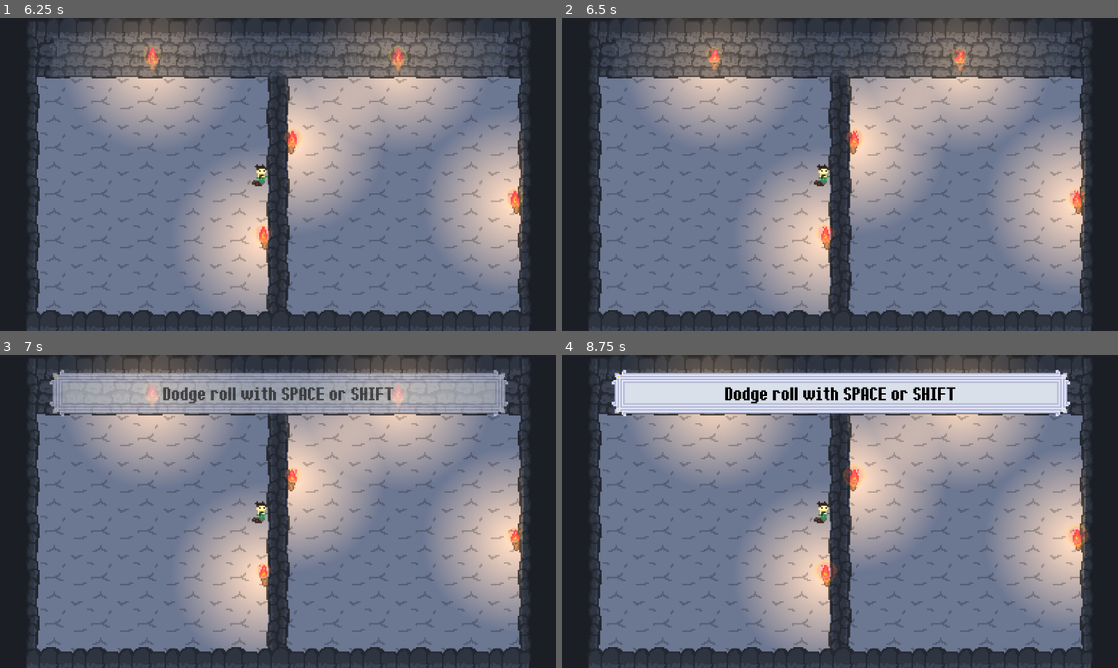
Above: before the commit, frames 1-4 (two rows, left to right).
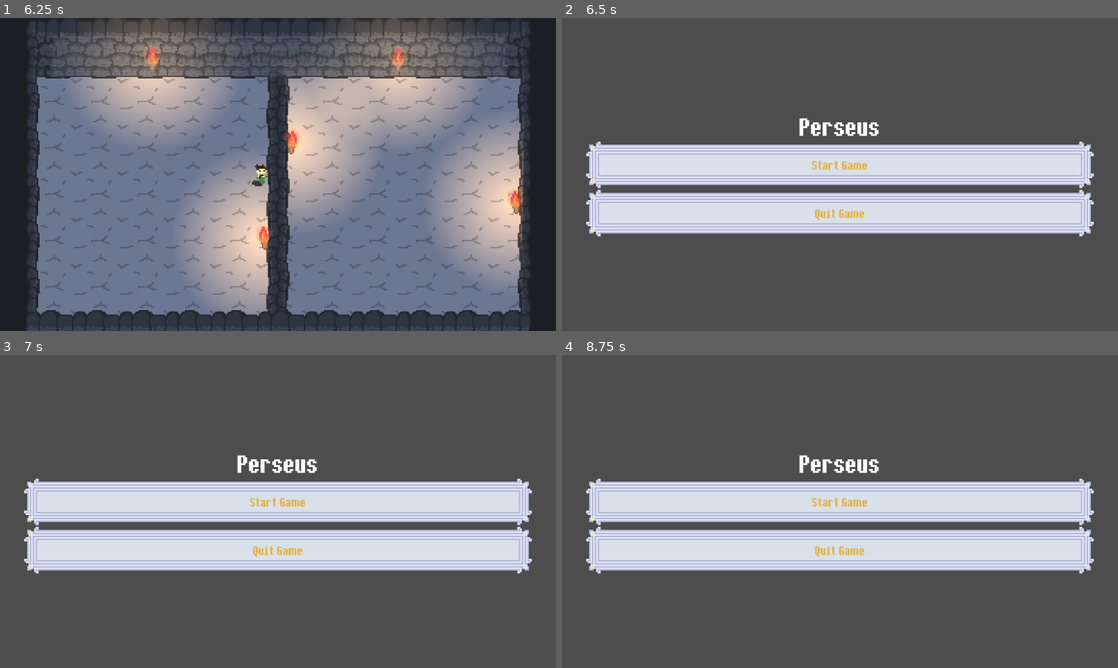
Above: after the commit, the same moments.

Repository: NicoUnd/cam-game-jam-26-repo
Game: Godot game, scene res://scenes/ui/main_menu.tscn
Same seed, same stepped clock (60 frames per second), same inputs: the game is played once before the commit and once after it. Sound files missing from this copy of the repository are replaced by a short silence.
Inputs (mouse positions are in pixels of both pictures, inside the frame that each line leads up to):
- Up to frame 1 (6.25 s): click (278, 165) at 0.52 s; click (278, 61) at 1.27 s; tap Enter (ui_accept) at 2, 2.27, 3.77, 5.27, 6.02 s; move the mouse to (400, 158) at 2.02 s; hold D (right) 2.03-2.75 s; tap Shift (Dash) at 2.1, 4.35, 5.85 s; click (278, 174) at 2.75 s; move the mouse to (166, 190) at 3.52 s; hold D (right) 3.53-4.28 s; tap E (Petrify) at 3.6, 5.1 s; move the mouse to (333, 105) at 4.27 s; hold A (left) 4.28-5.03 s; move the mouse to (250, 237) at 5.02 s; hold D (right) from 5.03 s (still down); move the mouse to (444, 221) at 5.77 s
- Up to frame 2 (6.5 s): keep holding D (right); tap Escape (Escape, bound only after the commit) at 6.4 s
- Up to frame 3 (7 s): move the mouse to (111, 464) at 6.52 s; release D (right) at 6.53 s; hold A (left) from 6.53 s (still down); tap E (Petrify) at 6.6 s; tap Enter (ui_accept) at 6.77 s
- Up to frame 4 (8.75 s): move the mouse to (867, 511) at 7.27 s; release A (left) at 7.28 s; hold D (right) 7.28-8.03 s; tap Shift (Dash) at 7.35 s; move the mouse to (756, 433) at 8.02 s; hold A (left) from 8.03 s (still down); tap E (Petrify) at 8.1 s; tap Enter (ui_accept) at 8.27 s

Frame 1 is identical in both runs. In frame 2, 89% of the frame differs, in the area x 0-100%, y 0-100%; in frame 3, 94%; in frame 4, 95%.

Commit message:
can escape

Diff:
--- a/autoloads/level_manager.gd
+++ b/autoloads/level_manager.gd
@@ -1,3 +1,7 @@
 extends Node
 var current_level_index: int = 0
 var max_level_index: int = 10
+
+func _input(event: InputEvent) -> void:
+	if event.is_action_pressed("Escape"):
+		get_tree().change_scene_to_file("res://scenes/ui/main_menu.tscn")
--- a/project.godot
+++ b/project.godot
@@ -76,6 +76,11 @@
 "events": [Object(InputEventKey,"resource_local_to_scene":false,"resource_name":"","device":-1,"window_id":0,"alt_press …(192 unchanged characters)…
 ]
 }
+Escape={
+"deadzone": 0.2,
+"events": [Object(InputEventKey,"resource_local_to_scene":false,"resource_name":"","device":-1,"window_id":0,"alt_pressed":false,"shift_pressed":false,"ctrl_pressed":false,"meta_pressed":false,"pressed":false,"keycode":0,"physical_keycode":4194305,"key_label":0,"unicode":0,"location":0,"echo":false,"script":null)
+]
+}
 
 [layer_names]
 
--- a/scripts/main_menu.gd
+++ b/scripts/main_menu.gd
@@ -3,7 +3,9 @@
 @export var menu_music : AudioStream
 
 func _ready() -> void:
+	AudioManager.music_volume(100)
 	AudioManager.play_music(menu_music)
+
 
 func start_game():
 	get_tree().change_scene_to_file("res://scenes/ui/level_select.tscn")
